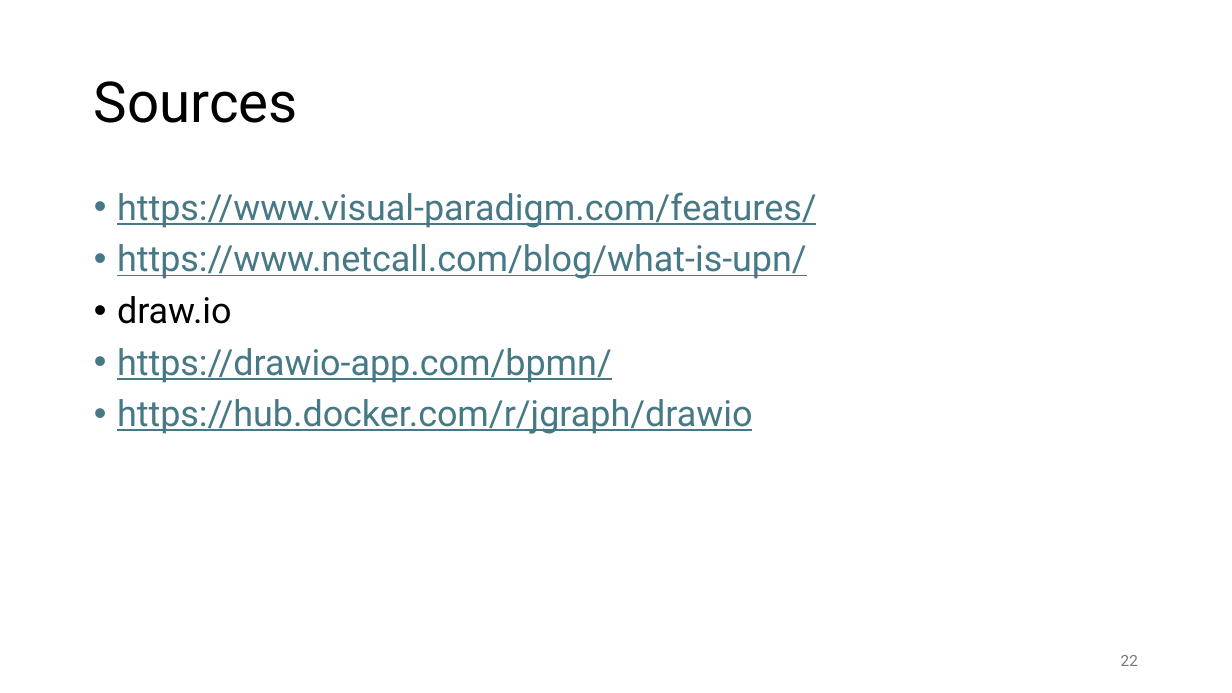
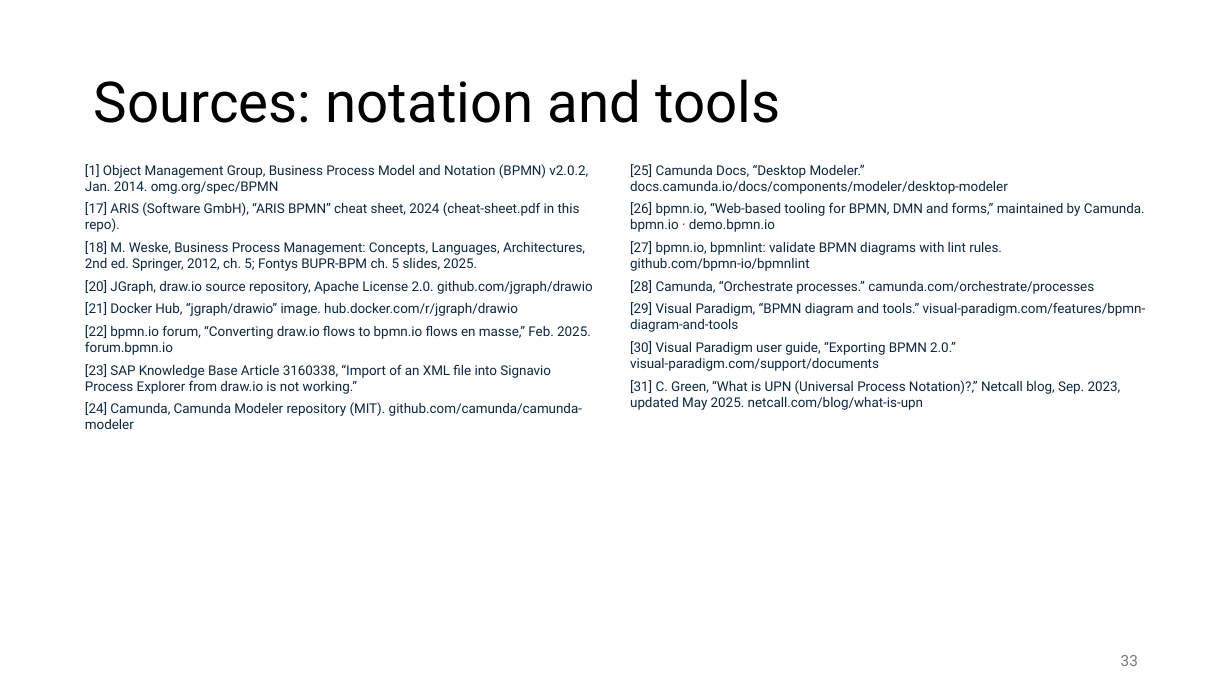
Before and after one commit to FontysVenlo/esd-2026-workshop-g03, a slide deck: slide 33 of BPMN Workshop.pptx (slide 22 before the commit). Drawn at 1232x693 pixels with LibreOffice and Linux fonts; fonts in the diff are those of the drawing. Boxes give left, top, right and bottom in pixels: in the first picture for what was removed or moved away, otherwise in the second. Text is boxed around its words. In the diff, an @@ line names an element or a change of style, - is before the commit and + after.

```diff
--- a/BPMN Workshop.pptx
+++ b/BPMN Workshop.pptx
@@ title at [94, 79, 780, 123]: text changed @@
-Sources
+Sources: notation and tools
@@ text added at [85, 164, 593, 429], 10.5 pt, text #0E2841 @@
+[1] Object Management Group, Business Process Model and Notation (BPMN) v2.0.2, Jan. 2014. omg.org/spec/BPMN
+[17] ARIS (Software GmbH), “ARIS BPMN” cheat sheet, 2024 (cheat-sheet.pdf in this repo).
+[18] M. Weske, Business Process Management: Concepts, Languages, Architectures, 2nd ed. Springer, 2012, ch. 5; Fontys BUPR-BPM ch. 5 slides, 2025.
+[20] JGraph, draw.io source repository, Apache License 2.0. github.com/jgraph/drawio
+[21] Docker Hub, “jgraph/drawio” image. hub.docker.com/r/jgraph/drawio
+[22] bpmn.io forum, “Converting draw.io flows to bpmn.io flows en masse,” Feb. 2025. forum.bpmn.io
+[23] SAP Knowledge Base Article 3160338, “Import of an XML file into Signavio Process Explorer from draw.io is not working.”
+[24] Camunda, Camunda Modeler repository (MIT). github.com/camunda/camunda-modeler
@@ text added at [630, 164, 1146, 410], 10.5 pt, text #0E2841 @@
+[25] Camunda Docs, “Desktop Modeler.” docs.camunda.io/docs/components/modeler/desktop-modeler
+[26] bpmn.io, “Web-based tooling for BPMN, DMN and forms,” maintained by Camunda. bpmn.io · demo.bpmn.io
+[27] bpmn.io, bpmnlint: validate BPMN diagrams with lint rules. github.com/bpmn-io/bpmnlint
+[28] Camunda, “Orchestrate processes.” camunda.com/orchestrate/processes
+[29] Visual Paradigm, “BPMN diagram and tools.” visual-paradigm.com/features/bpmn-diagram-and-tools
+[30] Visual Paradigm user guide, “Exporting BPMN 2.0.” visual-paradigm.com/support/documents
+[31] C. Green, “What is UPN (Universal Process Notation)?,” Netcall blog, Sep. 2023, updated May 2025. netcall.com/blog/what-is-upn
@@ text removed at [117, 192, 817, 434] @@
-• https://www.visual-paradigm.com/features/
-• https://www.netcall.com/blog/what-is-upn/
-• draw.io
-• https://drawio-app.com/bpmn/
-• https://hub.docker.com/r/jgraph/drawio
@@ page number at [1121, 655, 1138, 666]: text changed @@
-22
+33
```
Also in this commit, not shown: 7 other slides changed, 34 slides added, 17 slides removed, 12 other files.
